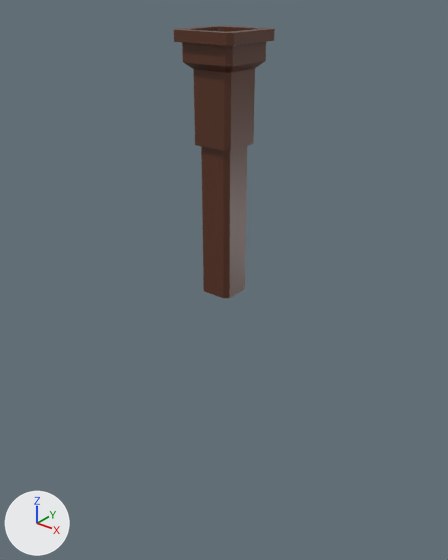
The glTF model src/models/pipe/pipe.glb as it was, and as the next commit left it.
Both versions are drawn from a 50 mm camera at (22.0, -27.5, 5.4) aimed at (-0.7, 0.9, -12.2). The lights are fixed; the arrows at lower left show +X, +Y and +Z. Vertices at the same position are counted once.

Names of what the first picture shows: 'pipe'.
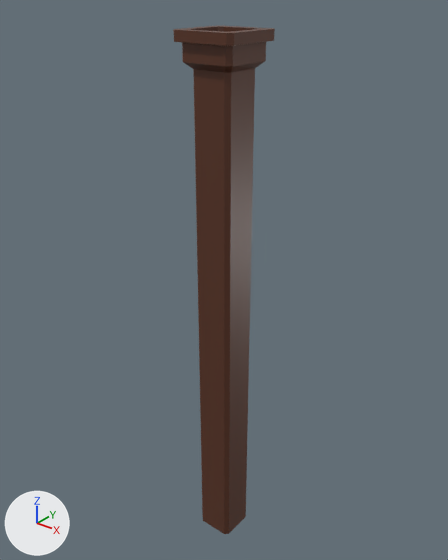
Commit message: elongate pipe

Pixel boxes [x1, y1, x2, y2] of what changed, in the pictures (448 x 560 px; the box of a moved part takes in the faces that stretch with it):
```json
{"object": "pipe", "change": "reshaped", "before": [173, 26, 275, 298], "after": [173, 26, 275, 534], "on screen": "86% taller"}
{"part": 1, "of": "me_cube", "change": "moved or reshaped", "before": [195, 141, 254, 151], "after": [195, 141, 254, 534]}
{"part": 2, "of": "me_cube", "change": "moved or reshaped", "before": [201, 146, 247, 298], "on screen": "not visible afterwards"}
```

Edits to the scene script, one JSON object a line:
```json
{"block": "me_cube", "where": "me_cube.from_pydata(...)  # 72 vertices, 128 faces; spans x -2.0..2.0, y -2.0..2.0, z -12.3..3.0"}
{"block": "me_cube", "where": "# used by ob_pipe; location = (0.0, 0.0, 0.0)"}
{"block": "me_cube", "where": "# before: 2 (1.0, 1.3, -3.1) at pixel (252, 142), 3 (1.3, 1.0, -3.1) at pixel (253, 143), 6 (1.3, -1.0, -3.1) at pixel (230, 150), 7 (1.0, -1.3, -3.1) at pixel (224, 151), 10 (-1.3, 1.0, -3.1)"}
{"block": "me_cube", "where": "# before: 11 (-1.0, 1.3, -3.1), 14 (-1.0, -1.3, -3.1) at pixel (195, 145), 15 (-1.3, -1.0, -3.1) at pixel (194, 143)"}
{"block": "me_cube", "where": "# before: 64 (0.8, -1.1, -12.3) at pixel (223, 298), 65 (1.1, -0.8, -12.3) at pixel (229, 298), 66 (-1.1, -0.8, -12.3) at pixel (203, 288), 67 (-0.8, -1.1, -12.3) at pixel (203, 291), 68 (1.1, 0.8, -12.3) at pixel (244, 289)"}
{"block": "me_cube", "where": "# before: 69 (0.8, 1.1, -12.3) at pixel (244, 286), 70 (-0.8, 1.1, -12.3), 71 (-1.1, 0.8, -12.3)"}
{"block": "me_cube", "change": "me_cube part 1"}
{"op": "add", "block": "me_cube", "code": "for i in [2, 3, 6, 7, 10, 11, 14, 15]: me_cube.vertices[i].co += Vector((0.0, 0.0, -28.9))"}
{"block": "me_cube", "change": "me_cube part 2"}
{"op": "add", "block": "me_cube", "code": "for i in [*range(64, 72)]: me_cube.vertices[i].co += Vector((0.0, 0.0, -19.7))"}
```
